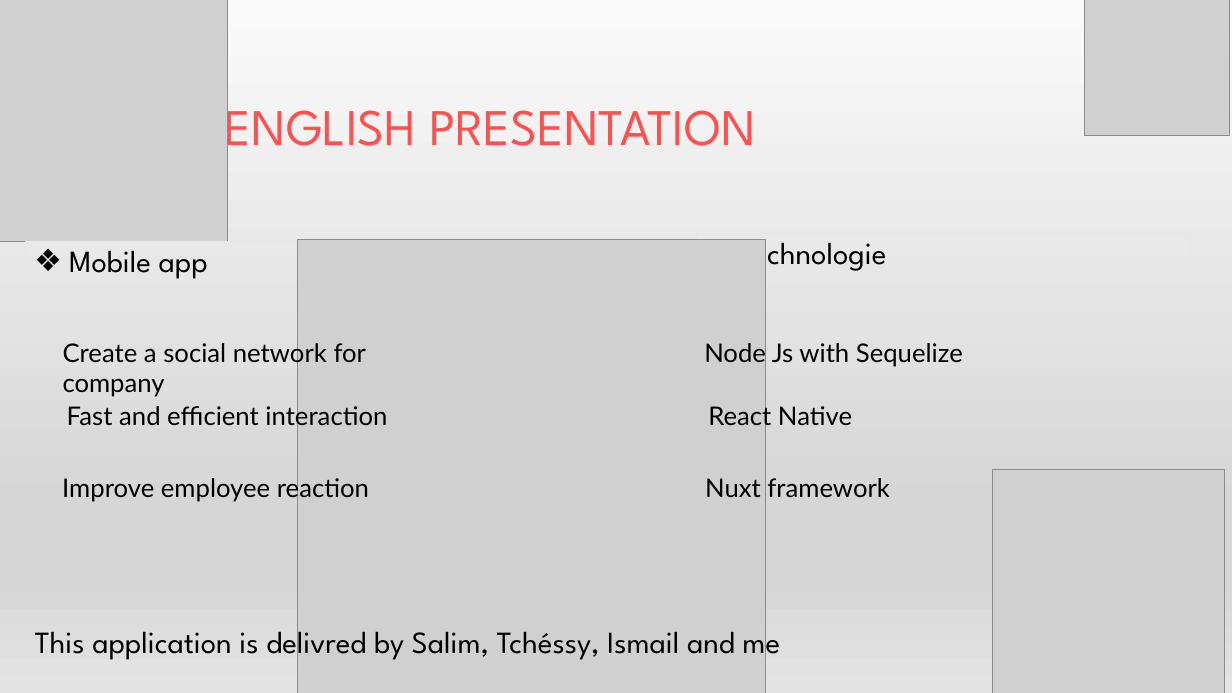
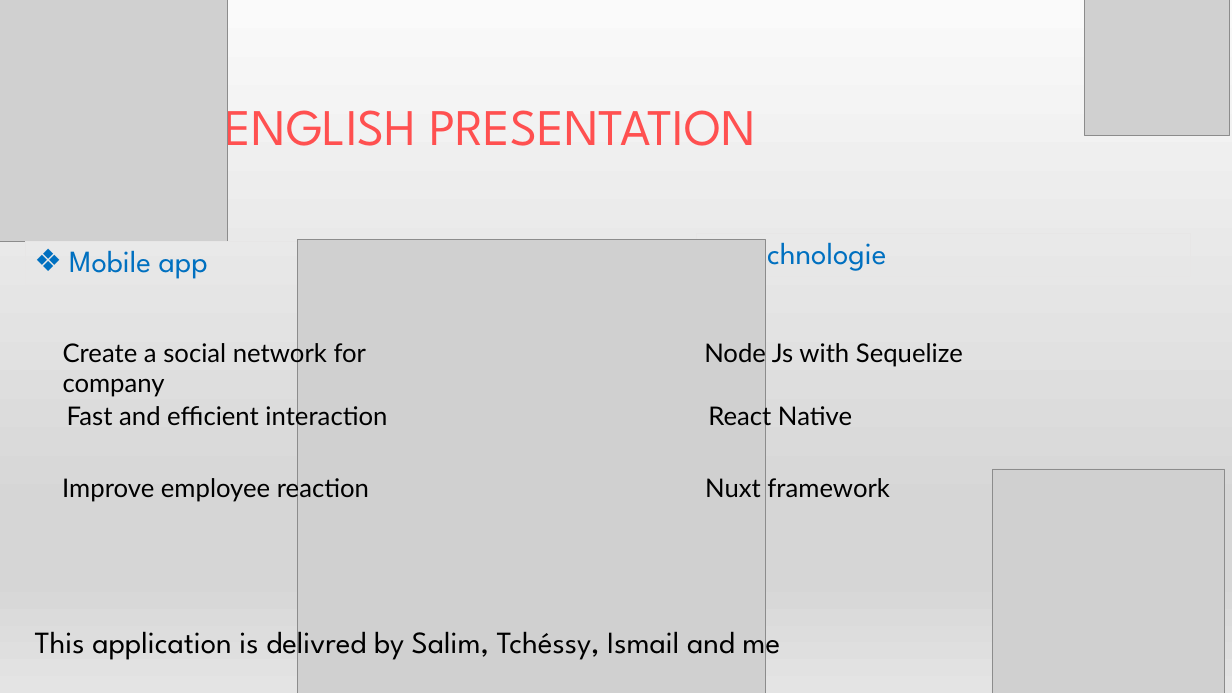
Before and after one commit to S-mkds/CDA-Dossiers-Professionnels, a slide deck: slide 5 of Présentation_Projet_Professionnel.pptx. Drawn at 1232x693 pixels with LibreOffice and Linux fonts; fonts in the diff are those of the drawing; grey boxes stand for pictures. Boxes give left, top, right and bottom in pixels: in the first picture for what was removed or moved away, otherwise in the second. Text is boxed around its words. In the diff, an @@ line names an element or a change of style, - is before the commit and + after.

```diff
--- a/Présentation_Projet_Professionnel.pptx
+++ b/Présentation_Projet_Professionnel.pptx
@@ rectangle "Technologie" at bbox=[696, 234, 1190, 276]: text colour #000000 to #0070C0 @@
@@ rectangle "Mobile app" at bbox=[26, 241, 520, 284]: text colour #000000 to #0070C0 @@
```
Also in this commit, not shown: 5 other slides changed, 1 slide removed, 2 other files.
